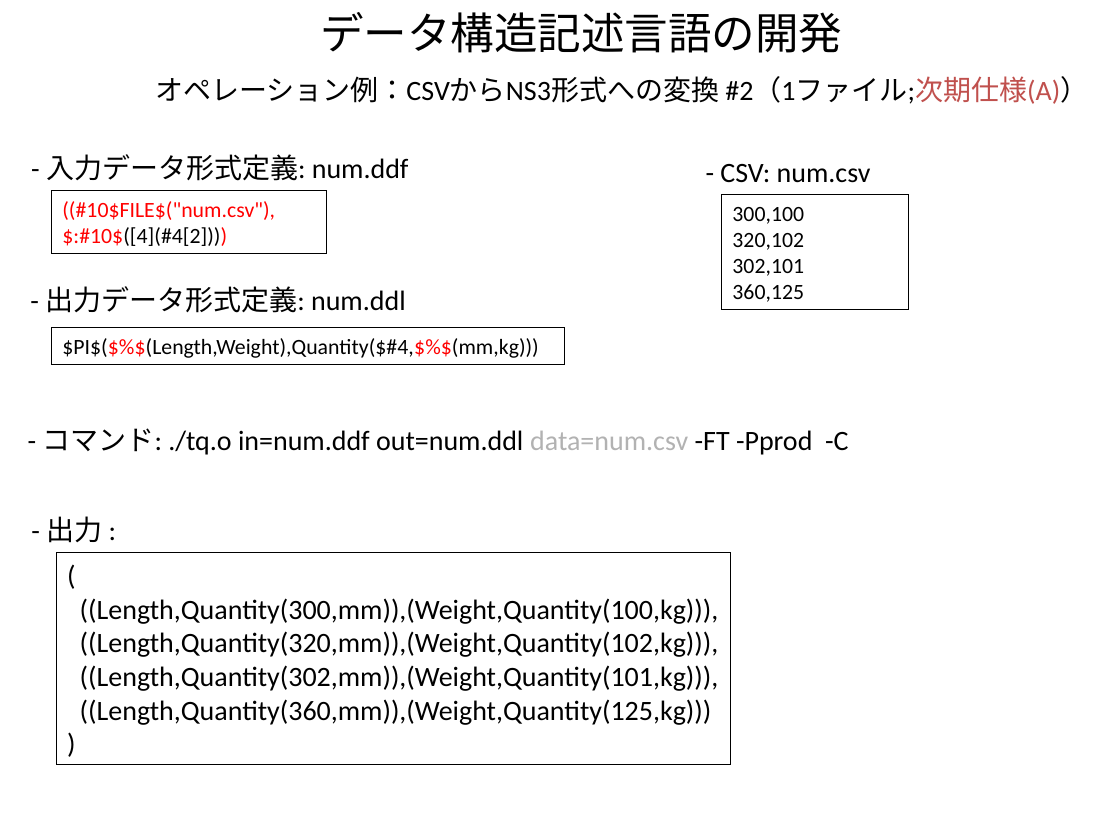
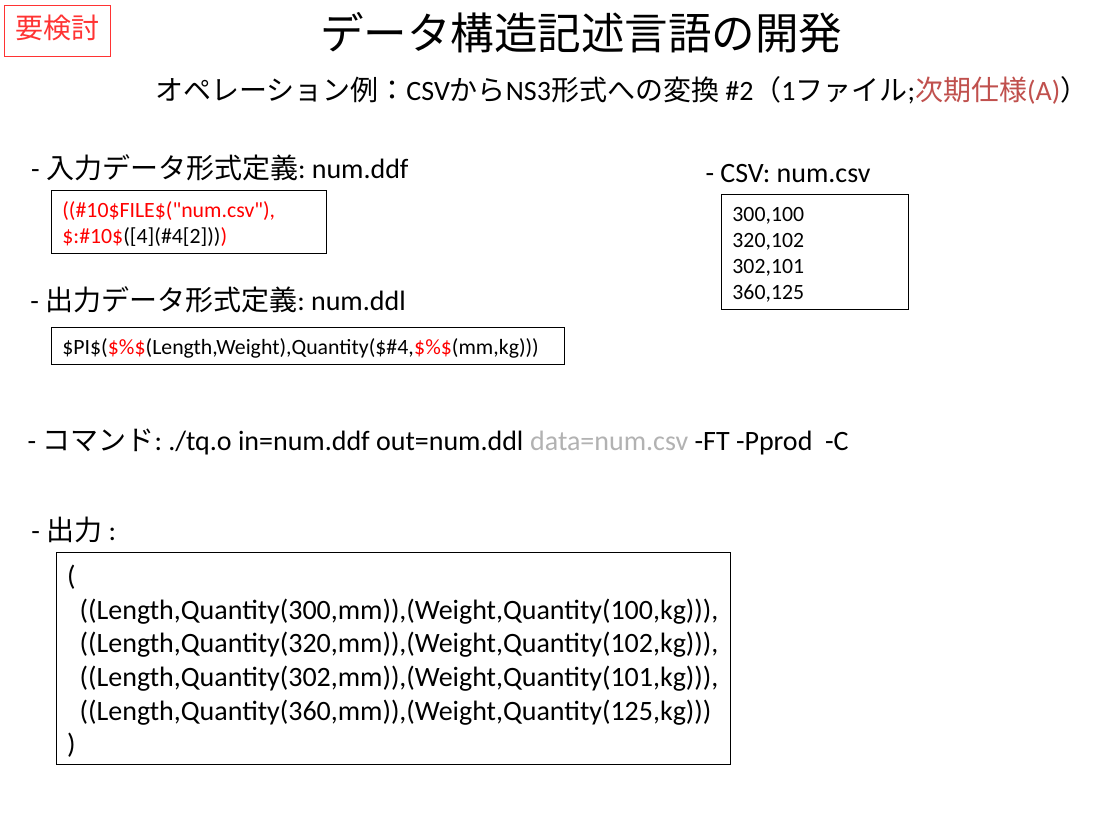
Before and after one commit to kouamano/RECURSIVE-SYSTEM, a slide deck: slide 9 of Document/tq_op_example.odp. Drawn at 1120x840 pixels with LibreOffice and Linux fonts; fonts in the diff are those of the drawing. Boxes give left, top, right and bottom in pixels: in the first picture for what was removed or moved away, otherwise in the second. Text is boxed around its words. In the diff, an @@ line names an element or a change of style, - is before the commit and + after.

```diff
--- a/Document/tq_op_example.odp
+++ b/Document/tq_op_example.odp
@@ rectangle added at box(4, 6, 111, 57), outline #FF3333 0 pt, 18 pt, text #FF3333 @@
+要検討
```
Also in this commit, not shown: 8 other slides changed, 1 other file.
